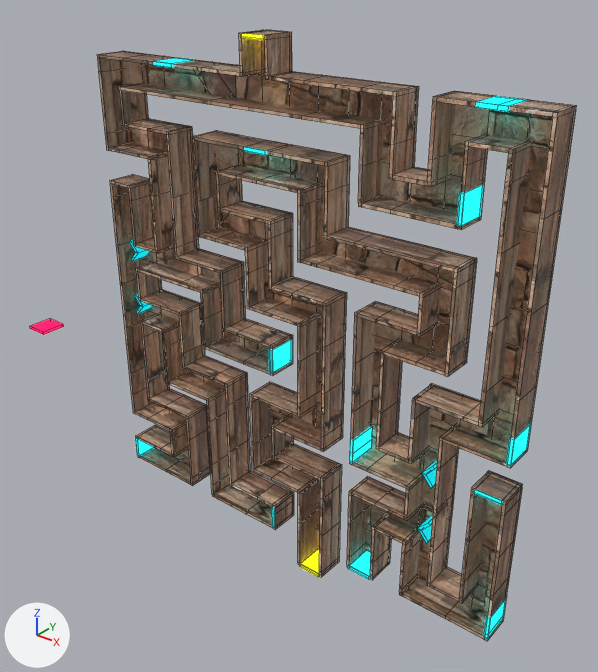
The Blender file asset/maze/scena2.blend: old version first, new version second.
Both versions are drawn from a 50 mm camera at (28.6, -35.7, 22.4) aimed at (-1.9, 2.4, -1.2). The lights are fixed; the arrows at lower left show +X, +Y and +Z. Mesh edges are drawn as thin lines.

Before the edit, the objects in view are built like this:
```python
ob_cube_002 = bpy.data.objects.new('Cube.002', me_cube_004)
ob_cube_002.location = (-26.6, -0.1, -6.86)
ob_cube_002.rotation_euler = (0.0, 1.571, 0.0)  # degrees (0, 90, 0)
ob_cube_002.scale = (0.12, 1.0, 0.9)
ob_куб = bpy.data.objects.new('Куб', me_куб)
ob_куб.location = (0.0, 0.0, 0.0)
ob_куб.scale = (1.0, 0.0938, 1.0)
```
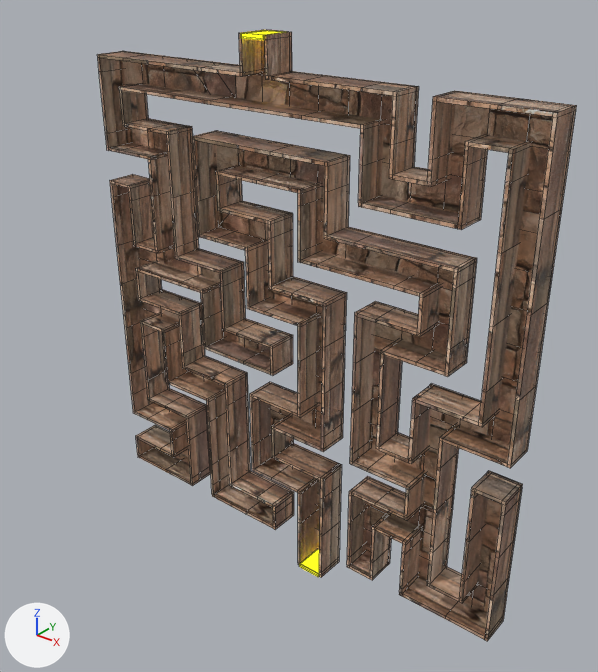
Boxes [x1, y1, x2, y2] around the edits, measured in the pictures (598 x 672 px; the box of a moved part takes in the faces that stretch with it):
'Куб', recoloured, reshaped: [97, 30, 577, 641] in both
'Cube.002', recoloured, moved, rescaled: before [30, 319, 64, 335]; after [240, 30, 284, 40]
'Cube.001', now drawn: after [299, 550, 319, 577]
part 1 of me_куб, moved or reshaped (not visible afterwards): before [130, 58, 531, 639]
part 2 of me_куб, surface changed: [239, 33, 268, 76] in both
part 3 of me_куб, recoloured: before [241, 33, 265, 40]
part 4 of me_куб, recoloured: before [300, 550, 318, 577]

The change in detail:
Material 'Material.012' (mat_material_012) changes colour from pink #ff1a55 to yellow #fff21b; in linear values from (1.0, 0.0101, 0.0905) to (1.0, 0.887, 0.0108).
me_куб is used by ob_куб; location (0.0, 0.0, 0.0); scale (1.0, 0.0938, 1.0).
me_куб had 1920 vertices, 1860 faces and spanned x -15.1..15.0, y -14.1..16.4, z -16.3..17.7.
me_куб now has 1920 vertices, 1751 faces, 83 loose edges and spans x -15.1..15.0, y -14.1..16.4, z -16.3..17.7.
Part 1, on me_куб:
109 faces are deleted.
83 loose edges are added.
me_куб part 2: 7 kept faces spanning x -3.0..-1.0, y -14.1..6.2, z 15.7..17.7 get new texture (UV) coordinates.
me_куб part 3: 6 faces spanning x -2.8..-1.2, y -14.1..7.2, z 17.5..17.7 switch from mat_material_011 (yellow #fffa15) to no material.
me_куб part 4: 6 faces spanning x 1.2..2.8, y -14.1..7.2, z -16.3..-16.1 switch from mat_material_014 (yellow #fffa15) to no material.
me_куб no longer uses material mat_material_062 (cyan #1bf2ff).
me_куб no longer uses material mat_material_002 (cyan #1bf2ff).
me_куб no longer uses material mat_4 (cyan #1bf2ff).
me_куб no longer uses material mat_4_001 (cyan #1bf2ff).
me_куб no longer uses material mat_material_003 (cyan #1bf2ff).
me_куб no longer uses material mat_material_004 (cyan #1bf2ff).
me_куб no longer uses material mat_material_005 (cyan #1bf2ff).
me_куб no longer uses material mat_material_006 (cyan #1bf2ff).
me_куб no longer uses material mat_material_001 (cyan #1bf2ff).
me_куб no longer uses material mat_material_007 (cyan #1bf2ff).
me_куб no longer uses material mat_material_008 (cyan #1bf2ff).
me_куб no longer uses material mat_material_009 (cyan #1bf2ff).
me_куб no longer uses material mat_material_010 (cyan #1bf2ff).
me_куб no longer uses material mat_4_002 (cyan #1bf2ff).
me_куб no longer uses material mat_4_003 (cyan #1bf2ff).
me_куб no longer uses material mat_material_013 (cyan #1bf2ff).
Object 'Cube.002' (ob_cube_002) moves from (-26.6, -0.1, -6.86) to (-2.03, -0.33, 17.58).
Object 'Cube.002' (ob_cube_002) is rescaled from (0.12, 1.0, 0.9) to (0.129, 1.0, 0.814).
